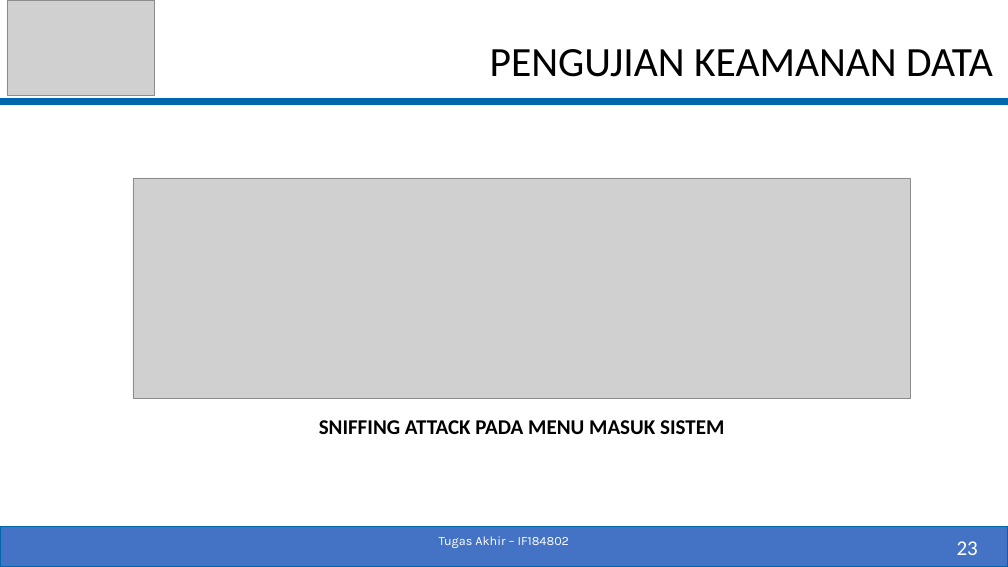
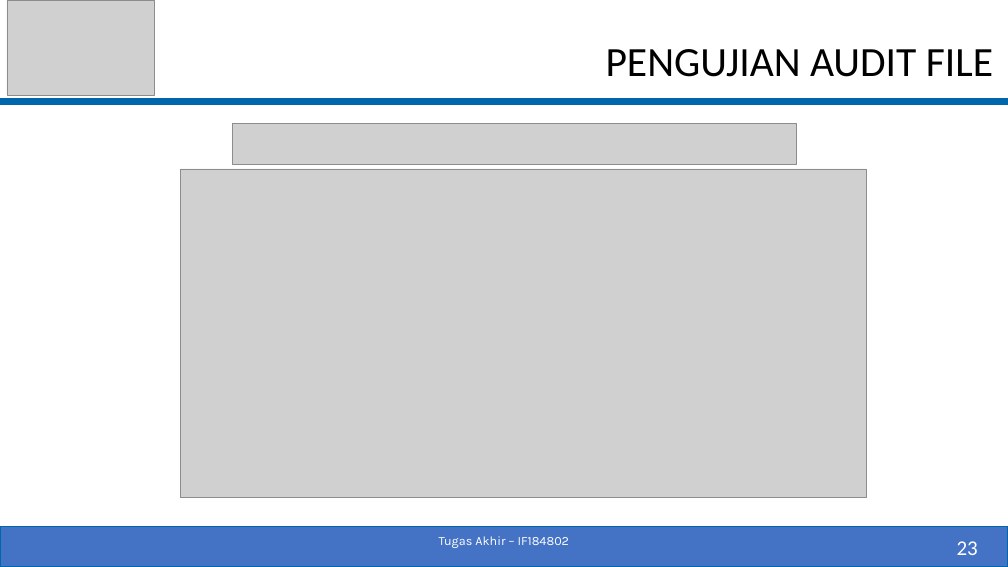
Before and after one commit to fajrisalam/Tugas-Akhir, a slide deck: slide 23 of PPT_SIDANG.pptx. Drawn at 1008x567 pixels with LibreOffice and Linux fonts; fonts in the diff are those of the drawing; grey boxes stand for pictures. Boxes give left, top, right and bottom in pixels: in the first picture for what was removed or moved away, otherwise in the second. Text is boxed around its words. In the diff, an @@ line names an element or a change of style, - is before the commit and + after.

```diff
--- a/PPT_SIDANG.pptx
+++ b/PPT_SIDANG.pptx
@@ title at box(606, 49, 993, 77): text changed @@
-PENGUJIAN KEAMANAN DATA
+PENGUJIAN AUDIT FILE
@@ picture added at box(232, 124, 796, 164) @@
@@ picture: place and size @@
-picture at box(133, 178, 911, 398)
+picture at box(180, 169, 867, 497)
@@ text removed at box(319, 420, 724, 434) @@
-SNIFFING ATTACK PADA MENU MASUK SISTEM
```
Also in this commit, not shown: 14 other slides changed, 5 slides added, 5 slides removed, 1 other file.
